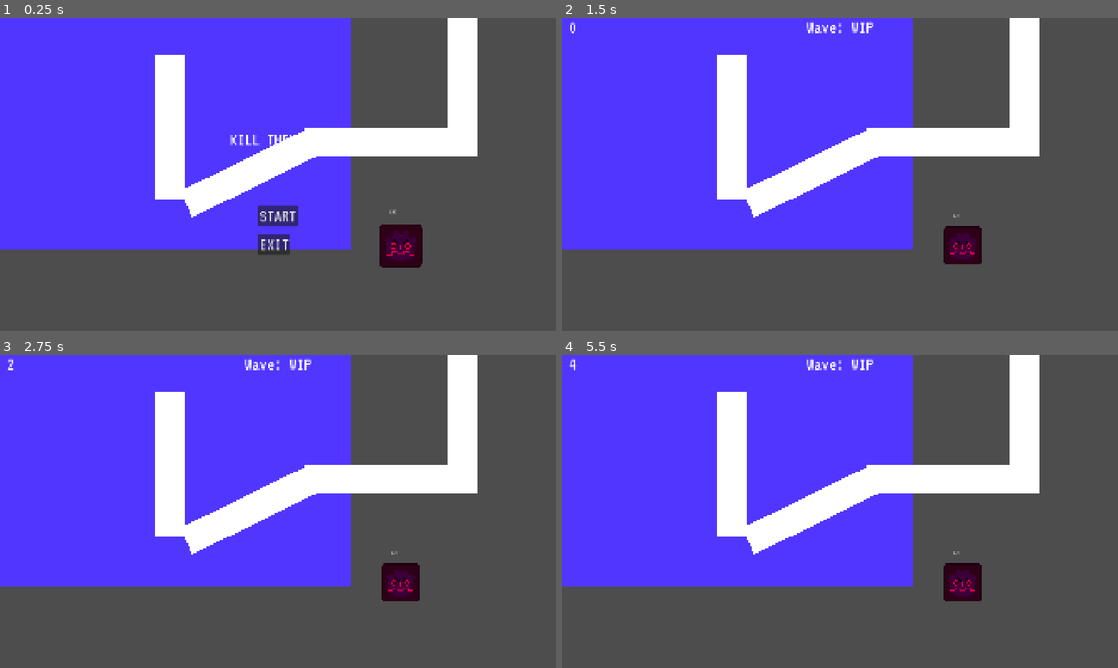
Above: before the commit, frames 1-4 (two rows, left to right).
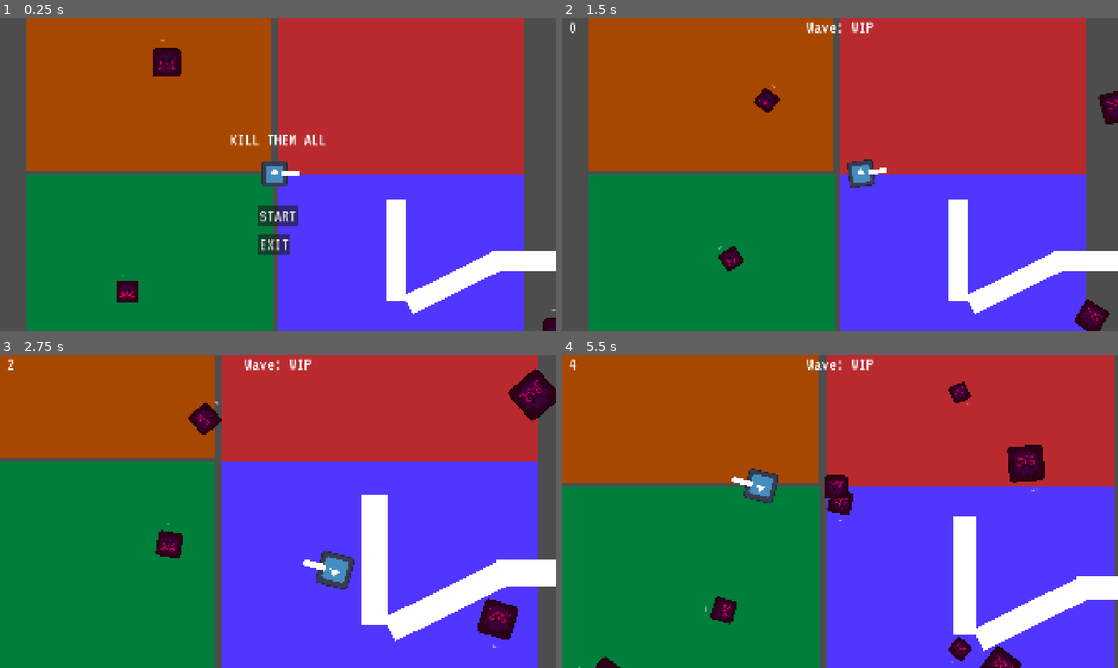
Above: after the commit, the same moments.

Repository: yasukawa426/top-down-shooter
Game: Godot game, scene res://scenes/main.tscn
The game is run twice, just before and just after one commit, with the same random seed, the same clock (stepped at 60 frames per second) and the same inputs. The engine's default icon, where the game draws it, is replaced by a stand-in: a white triangle on a blue panel in a dark square.
Inputs (mouse positions are in pixels of both pictures, inside the frame that each line leads up to):
- Up to frame 1 (0.25 s): no input
- Up to frame 2 (1.5 s): click "START" at 0.5 s; move the mouse to (962, 158) at 1.27 s; hold D (move_right) from 1.28 s (still down); hold Space (shoot) from 1.28 s (still down)
- Up to frame 3 (2.75 s): move the mouse to (166, 527) at 2.02 s; release D (move_right) at 2.03 s; release Space (shoot) at 2.03 s; hold S (move_down) from 2.03 s (still down); tap Mouse wheel up (zoom_in) at 2.1 s
- Up to frame 4 (5.5 s): move the mouse to (895, 442) at 2.77 s; release S (move_down) at 2.78 s; hold D (move_right) 2.78-3.53 s; hold Mouse wheel down (zoom_out) 2.78-3.53 s; move the mouse to (812, 574) at 3.52 s; hold W (move_up) 3.53-4.28 s; tap Space (shoot) at 3.6 s; move the mouse to (1006, 558) at 4.27 s; hold Mouse wheel up (zoom_in) 4.28-5.03 s; hold A (move_left) from 4.28 s (still down); tap R (reset) at 4.9 s; move the mouse to (673, 464) at 5.02 s; tap Mouse wheel down (zoom_out) at 5.1 s

The runs differ from the first frame. In frame 1, 90% of the frame differs, in the area x 0-100%, y 0-100%; in frame 2, 91%; in frame 3, 91%; in frame 4, 95%.
Error in both runs: Invalid assignment of property or key 'visible' with value of type 'bool' on a base object of type 'null instance'. (res://scenes/enemies/enemy.gd:27)

Commit message:
refact: reparent player to main node

Diff:
--- a/scenes/main.gd
+++ b/scenes/main.gd
@@ -25,6 +25,9 @@
 	_set_score(0)
 	$ScoreTimer.start()
 
+	#reset player
+	$Player.reset()
+
 	#unpause game
 	get_tree().paused = false
 
--- a/scenes/main.tscn
+++ b/scenes/main.tscn
@@ -3,9 +3,12 @@
 [ext_resource type="PackedScene" uid="uid://clskme7odkbte" path="res://scenes/levels/test.tscn" id="1_o5qli"]
 [ext_resource type="Script" uid="uid://hq46cpwvrnig" path="res://scenes/main.gd" id="1_sugp2"]
 [ext_resource type="Script" uid="uid://bhpii81b3taj2" path="res://scenes/hud.gd" id="2_0wfyh"]
+[ext_resource type="PackedScene" uid="uid://d4iguj12hqdiq" path="res://scenes/player/player.tscn" id="3_jyhfs"]
 
 [node name="Main" type="Node2D" unique_id=885210974]
 script = ExtResource("1_sugp2")
+
+[node name="Player" parent="." unique_id=1270244584 instance=ExtResource("3_jyhfs")]
 
 [node name="Levels" type="Node2D" parent="." unique_id=614497408]
 process_mode = 1
